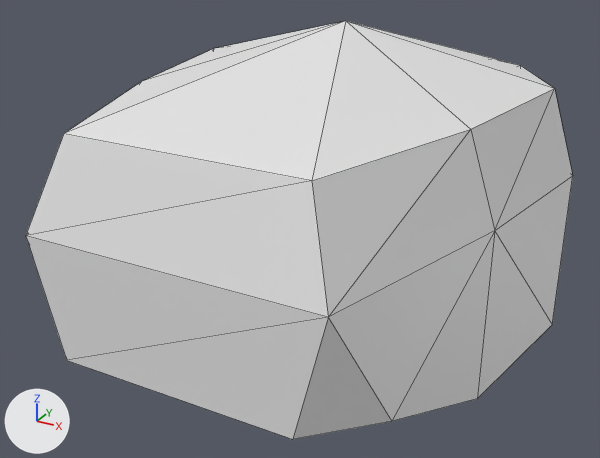
A saved change to the OBJ model teardown/wwf-no-mercy/models/unlabeled/model_14E8.obj.
Both versions are drawn from a 50 mm lens placed at (12.9, -28.7, 19.0), pointed at (-0.8, -3.9, 6.6). Lighting does not change. The marker at lower left points along +X, +Y and +Z. The first picture is the older version. Mesh edges are drawn as thin lines. Where no turn or scale is listed for an object, it has been applied to the vertices. Vertices at exactly the same position are counted once.

Names of what the first picture shows: 'model_14E8'.
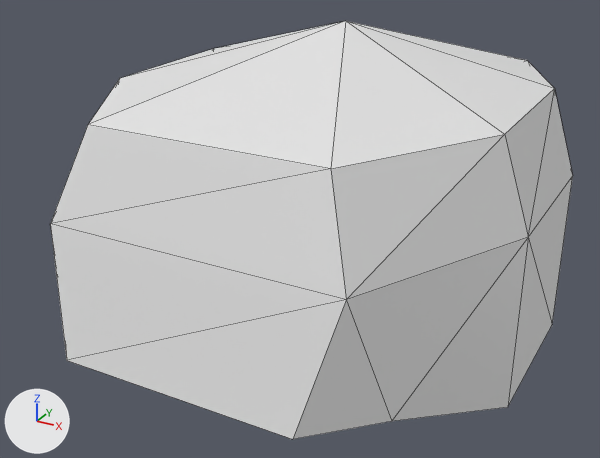
The newer file is also turned or shifted as a whole; pictures and numbers use the older file's frame.

Edits to the bpy script that builds the scene:
```text
Change me_model_14e8:
    where me_model_14e8.from_pydata(...)  # 30 vertices, 47 faces; spans x -8.0..8.0, y -13.0..8.0, z 3.0..14.0
    used by ob_model_14e8
    me_model_14e8 part 1: all 3 vertices in x -7.0..-6.0, y -6.0, z 3.0..12.0 are moved by (-1.0, 0.0, 0.0)
    me_model_14e8 part 2: all 4 vertices in x -5.0..5.0, y -13.0..-12.0, z 9.0..12.0 are moved by (0.0, 1.0, 0.0)
    me_model_14e8 part 3: all 3 vertices in x 6.0..7.0, y -6.0, z 3.0..12.0 are moved by (1.0, 0.0, 0.0)
    me_model_14e8 part 4
    me_model_14e8.vertices[4].co: (-5.0, 3.0, 12.0) -> (-5.0, 4.0, 12.0)
    me_model_14e8.vertices[10].co: (5.0, 3.0, 12.0) -> (5.0, 4.0, 12.0)  # pixel (520, 65) -> pixel (527, 60)
    me_model_14e8.vertices[11].co: (-5.0, 5.0, 9.0) -> (-6.0, 6.0, 9.0)
    me_model_14e8.vertices[12].co: (-5.0, 6.0, 3.0) -> (-6.0, 7.0, 3.0)
    me_model_14e8.vertices[19].co: (5.0, 5.0, 9.0) -> (6.0, 6.0, 9.0)
    me_model_14e8.vertices[20].co: (5.0, 6.0, 3.0) -> (6.0, 7.0, 3.0)
```

What differs and where, as boxes (x1, y1, x2, y2) in the pictures (600 x 458 px; the box of a moved part takes in the faces that stretch with it):
'model_14E8', reshaped: before (26, 21, 573, 439); after (50, 21, 573, 439)
part 1 of me_model_14e8, moved or reshaped: before (66, 21, 344, 133); after (88, 21, 344, 125)
part 2 of me_model_14e8, moved or reshaped: before (26, 21, 391, 439); after (50, 21, 392, 439)
part 3 of me_model_14e8, moved or reshaped: before (312, 21, 573, 421); after (331, 21, 573, 421)
part 4 of me_model_14e8, moved or reshaped: before (351, 22, 555, 89); after (348, 21, 555, 89)
